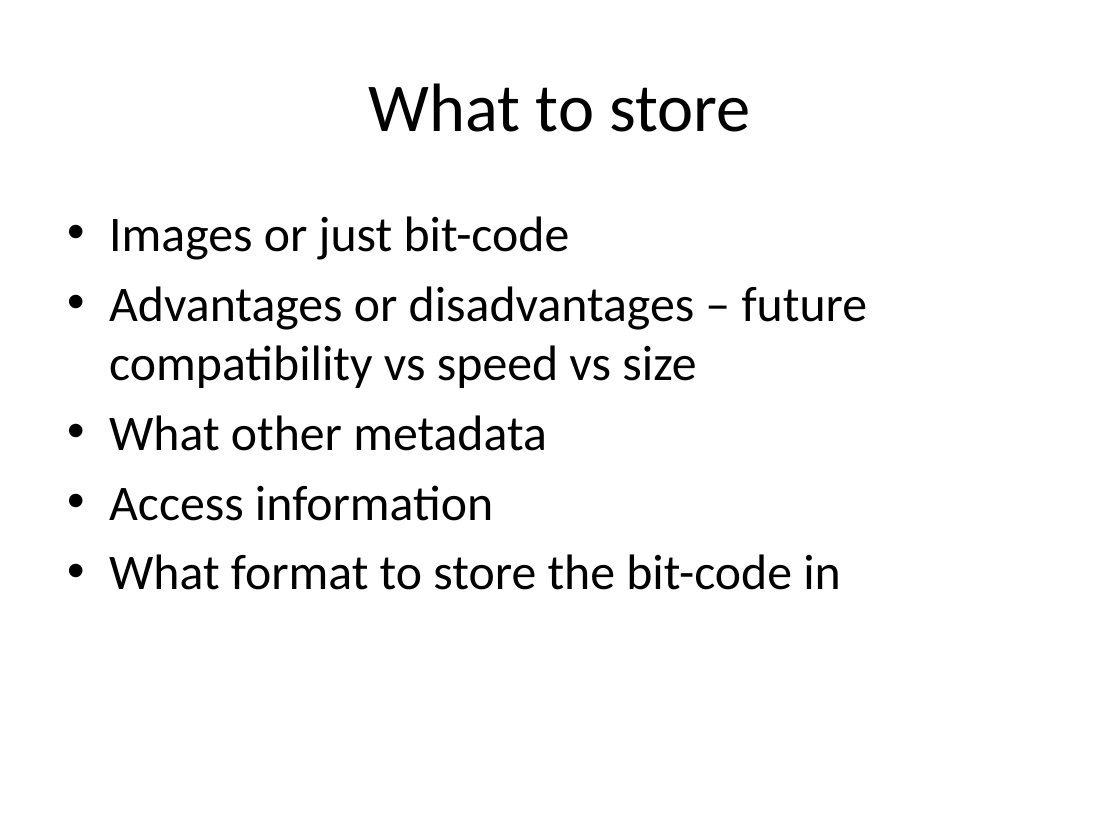
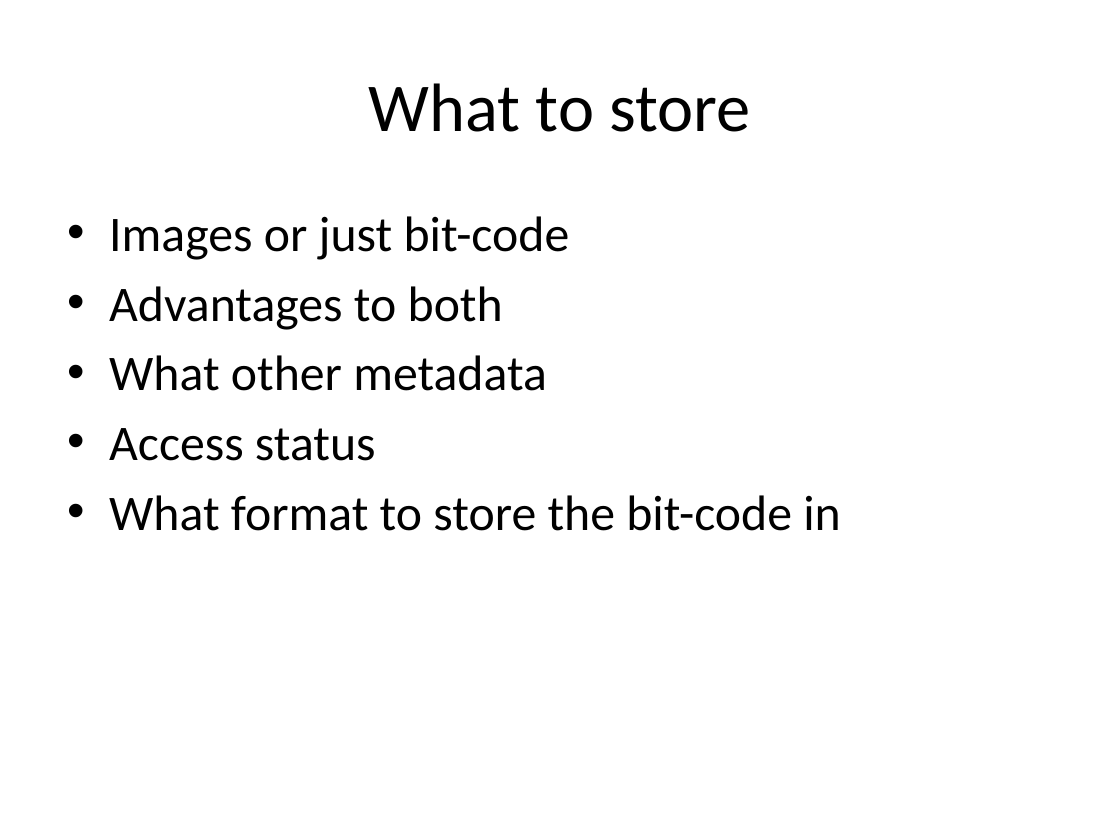
Before and after one commit to chetanadey77/irisrecognition09, a slide deck: slide 17 of Reports/Group_Presentation.pptx. Drawn at 1120x840 pixels with LibreOffice and Linux fonts; fonts in the diff are those of the drawing; background and template pictures are left out. Boxes give left, top, right and bottom in pixels: in the first picture for what was removed or moved away, otherwise in the second. Text is boxed around its words. In the diff, an @@ line names an element or a change of style, - is before the commit and + after.

```diff
--- a/Reports/Group_Presentation.pptx
+++ b/Reports/Group_Presentation.pptx
@@ text at (x1=109, y1=286, x2=503, y2=330): text changed @@
-• Advantages or disadvantages – future compatibility vs speed vs size
+• Advantages to both
@@ text at (x1=109, y1=428, x2=376, y2=461): text changed @@
-• Access information
+• Access status
```
Also in this commit, not shown: 10 other slides changed, 1 slide removed, 1 other file.
